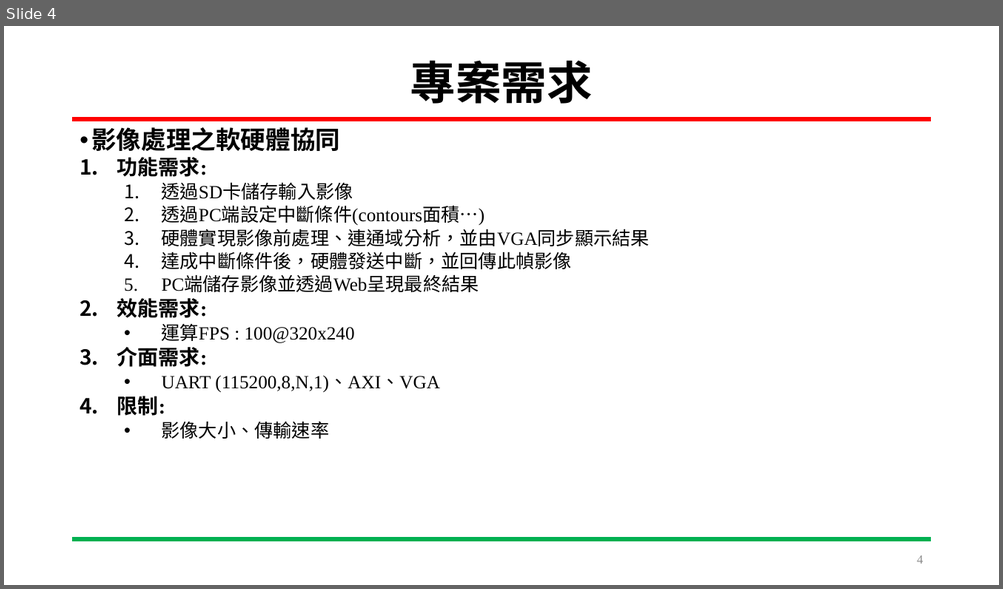
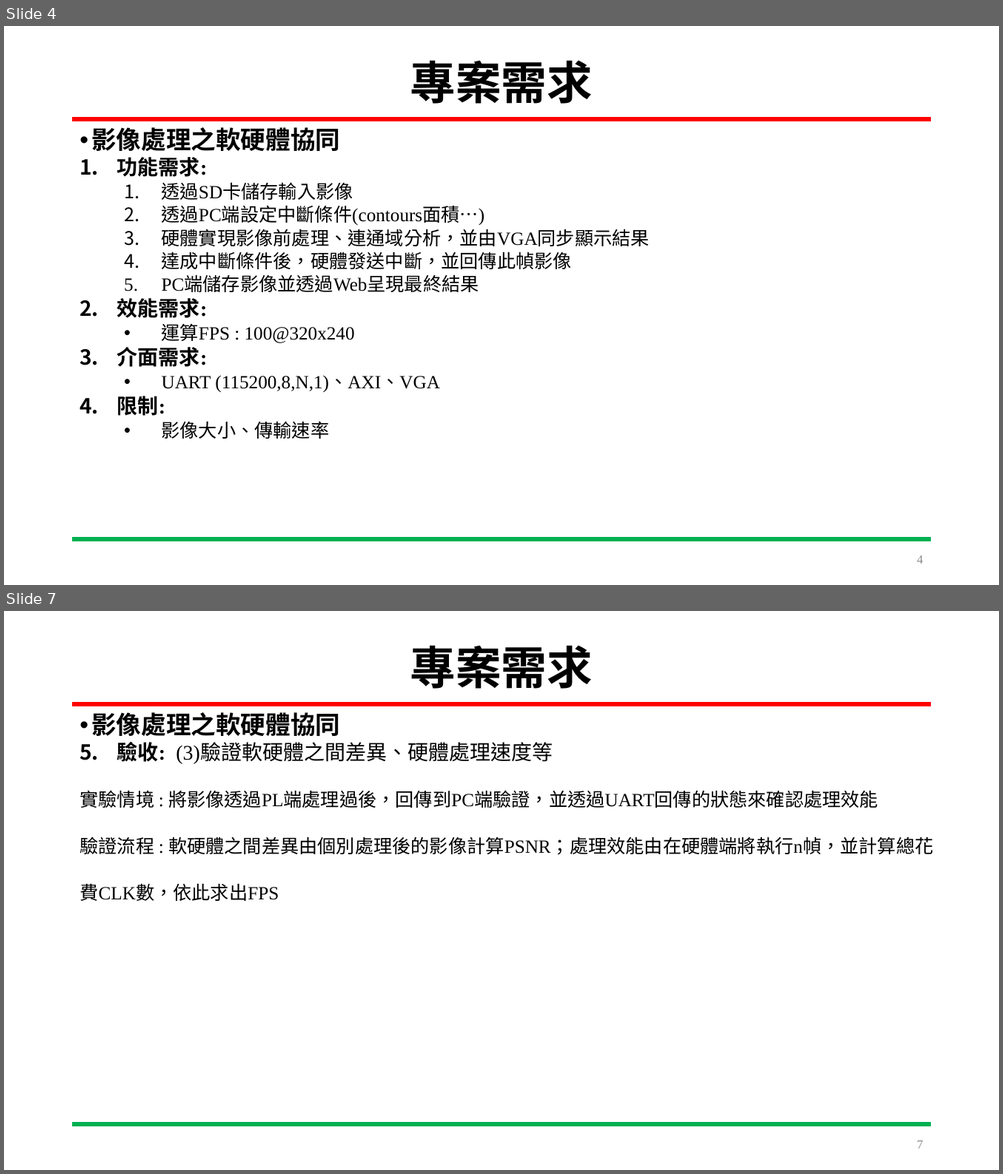
Before and after one commit to HOURFA/SoC_course, a slide deck: final_project/N03-DevelopmentLog/SoC_Final_project.pptx. Shown one above the other, each under a label of ours: slide 4 before the commit, slides 4 and 7 after it; the slides between them are not shown. The pictures are 1003x589 and 1003x1174 pixels, drawn with LibreOffice and Linux fonts; fonts in the diff are those of the drawing. Boxes give left, top, right and bottom in pixels: in the first picture for what was removed or moved away, otherwise in the second. Text is boxed around its words. In the diff, an @@ line names an element or a change of style, - is before the commit and + after.

Commit message:
11.30 (1)制定驗證方法 (2)新增架構、流程圖

```diff
--- a/final_project/N03-DevelopmentLog/SoC_Final_project.pptx
+++ b/final_project/N03-DevelopmentLog/SoC_Final_project.pptx
@@ slide 7 added at bbox=[4, 611, 999, 1170], background #FFFFFF; not listed: 2 template elements that a slide beside it also shows @@
@@ title added at bbox=[410, 645, 592, 689], 44 pt, text #000000, bold @@
+專案需求
@@ text added at bbox=[91, 712, 340, 736], 24 pt, text #000000, bold @@
+• 影像處理之軟硬體協同
@@ text added at bbox=[79, 742, 933, 901], 18 pt, text #000000 @@
+5. 驗收: (3)驗證軟硬體之間差異、硬體處理速度等
+實驗情境 : 將影像透過PL端處理過後，回傳到PC端驗證，並透過UART回傳的狀態來確認處理效能
+驗證流程 : 軟硬體之間差異由個別處理後的影像計算PSNR；處理效能由在硬體端將執行n幀，並計算總花
+費CLK數，依此求出FPS
@@ page number added at bbox=[916, 1141, 922, 1149], 12 pt, text #8C8C8C @@
+7
```
Also in this commit, not shown: 2 slides changed, 7 other slides added, 1 other file.
